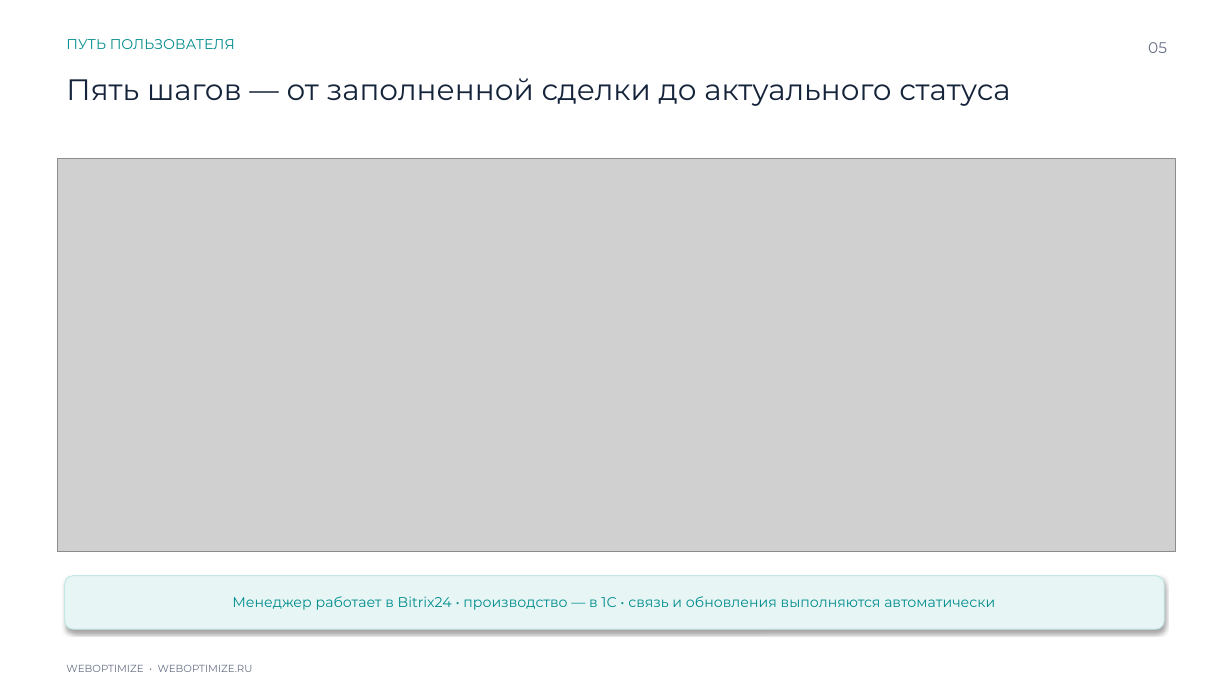
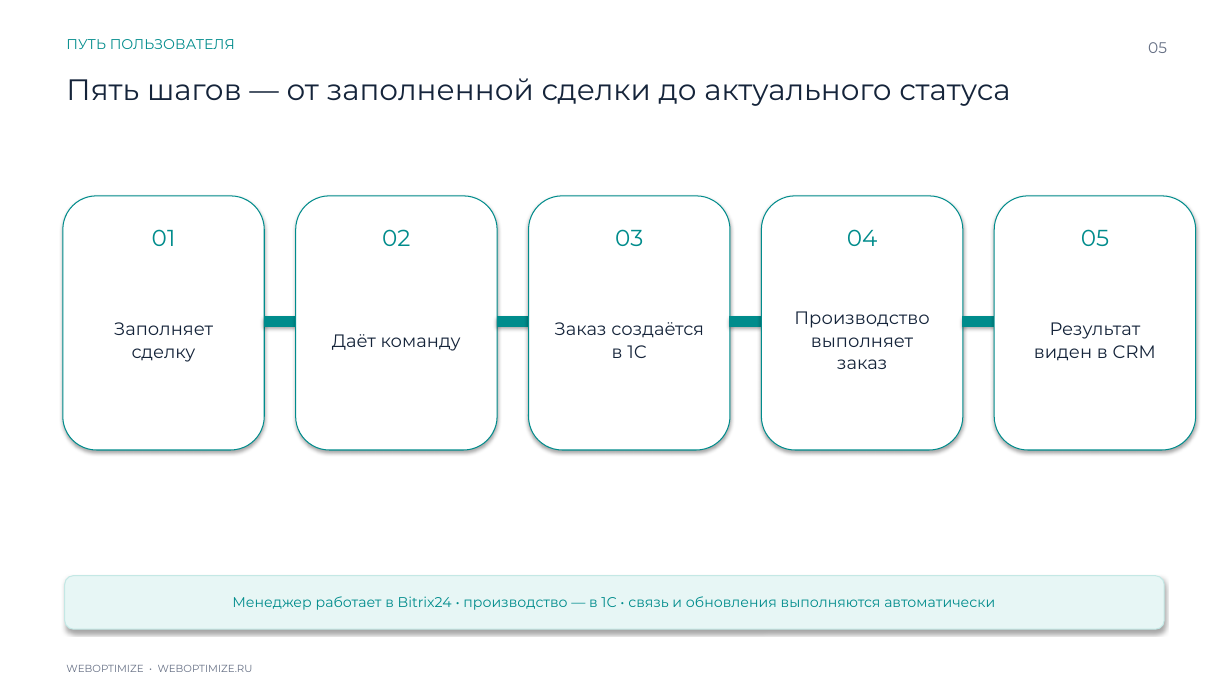
Before and after one commit to expertvizoff-cpu/ptz-steklo-case-files, a slide deck: slide 5 of downloads/ptz-steklo-weboptimize-case.pptx. Drawn at 1232x693 pixels with LibreOffice and Linux fonts; fonts in the diff are those of the drawing; grey boxes stand for pictures. Boxes give left, top, right and bottom in pixels: in the first picture for what was removed or moved away, otherwise in the second. Text is boxed around its words. In the diff, an @@ line names an element or a change of style, - is before the commit and + after.

```diff
--- a/downloads/ptz-steklo-weboptimize-case.pptx
+++ b/downloads/ptz-steklo-weboptimize-case.pptx
@@ picture removed at (57,159,1176,552) @@
@@ rounded rectangle added at (63,196,264,450), fill #FFFFFF, outline #008C8C 0.8 pt @@
@@ rounded rectangle added at (296,196,497,450), fill #FFFFFF, outline #008C8C 0.8 pt @@
@@ rounded rectangle added at (529,196,730,450), fill #FFFFFF, outline #008C8C 0.8 pt @@
@@ rounded rectangle added at (762,196,963,450), fill #FFFFFF, outline #008C8C 0.8 pt @@
@@ rounded rectangle added at (994,196,1196,450), fill #FFFFFF, outline #008C8C 0.8 pt @@
@@ text added at (152,229,176,246), 18 pt, text #008C8C @@
+01
@@ text added at (382,229,410,246), 18 pt, text #008C8C @@
+02
@@ text added at (615,229,643,246), 18 pt, text #008C8C @@
+03
@@ text added at (847,229,878,246), 18 pt, text #008C8C @@
+04
@@ text added at (1081,229,1109,246), 18 pt, text #008C8C @@
+05
@@ text added at (114,322,213,362), 14 pt, text #15243A @@
+Заполняет сделку
@@ rectangle added at (264,317,296,326), fill #008C8C, outline #008C8C 0.8 pt @@
@@ rectangle added at (497,317,529,326), fill #008C8C, outline #008C8C 0.8 pt @@
@@ text added at (554,322,704,358), 14 pt, text #15243A @@
+Заказ создаётся в 1С
@@ rectangle added at (730,317,762,326), fill #008C8C, outline #008C8C 0.8 pt @@
@@ text added at (794,311,929,369), 14 pt, text #15243A @@
+Производство выполняет заказ
@@ rectangle added at (963,317,994,326), fill #008C8C, outline #008C8C 0.8 pt @@
@@ text added at (1034,322,1156,361), 14 pt, text #15243A @@
+Результат виден в CRM
@@ text added at (332,334,461,351), 14 pt, text #15243A @@
+Даёт команду
```
Also in this commit, not shown: 4 other slides changed, 1 slide added, 1 slide removed, 1 other file.
